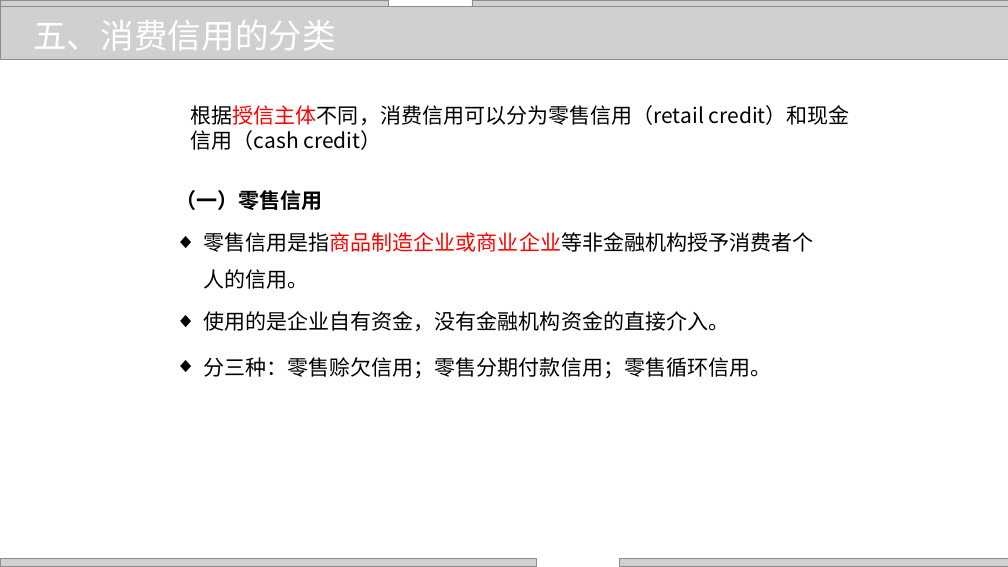
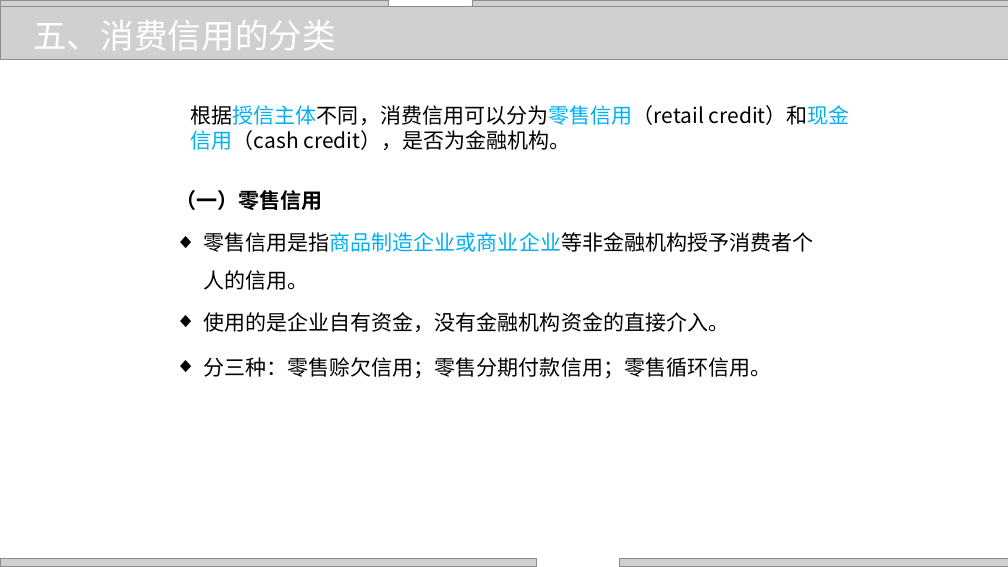
Before and after one commit to zhangjianzhang/internet_credit, a slide deck: slide 11 of files/slides/lecture_14.pptx. Drawn at 1008x567 pixels with LibreOffice and Linux fonts; fonts in the diff are those of the drawing; grey boxes stand for pictures; background and template pictures are left out. Boxes give left, top, right and bottom in pixels: in the first picture for what was removed or moved away, otherwise in the second. Text is boxed around its words. In the diff, an @@ line names an element or a change of style, - is before the commit and + after.

```diff
--- a/files/slides/lecture_14.pptx
+++ b/files/slides/lecture_14.pptx
@@ text at bbox=[191, 105, 850, 150]: text changed @@
-根据授信主体不同，消费信用可以分为零售信用（retail credit）和现金信用（cash credit）
+根据授信主体不同，消费信用可以分为零售信用（retail credit）和现金信用（cash credit），是否为金融机构。
@@ text at bbox=[203, 232, 813, 290]: text colour #FF0000 to #00B0F0 in "零售信用是指商品制造企业或商业企业等非金融机构授予消费者个人的信用。" @@
```
Also in this commit, not shown: 13 other slides changed, 6 other files.
